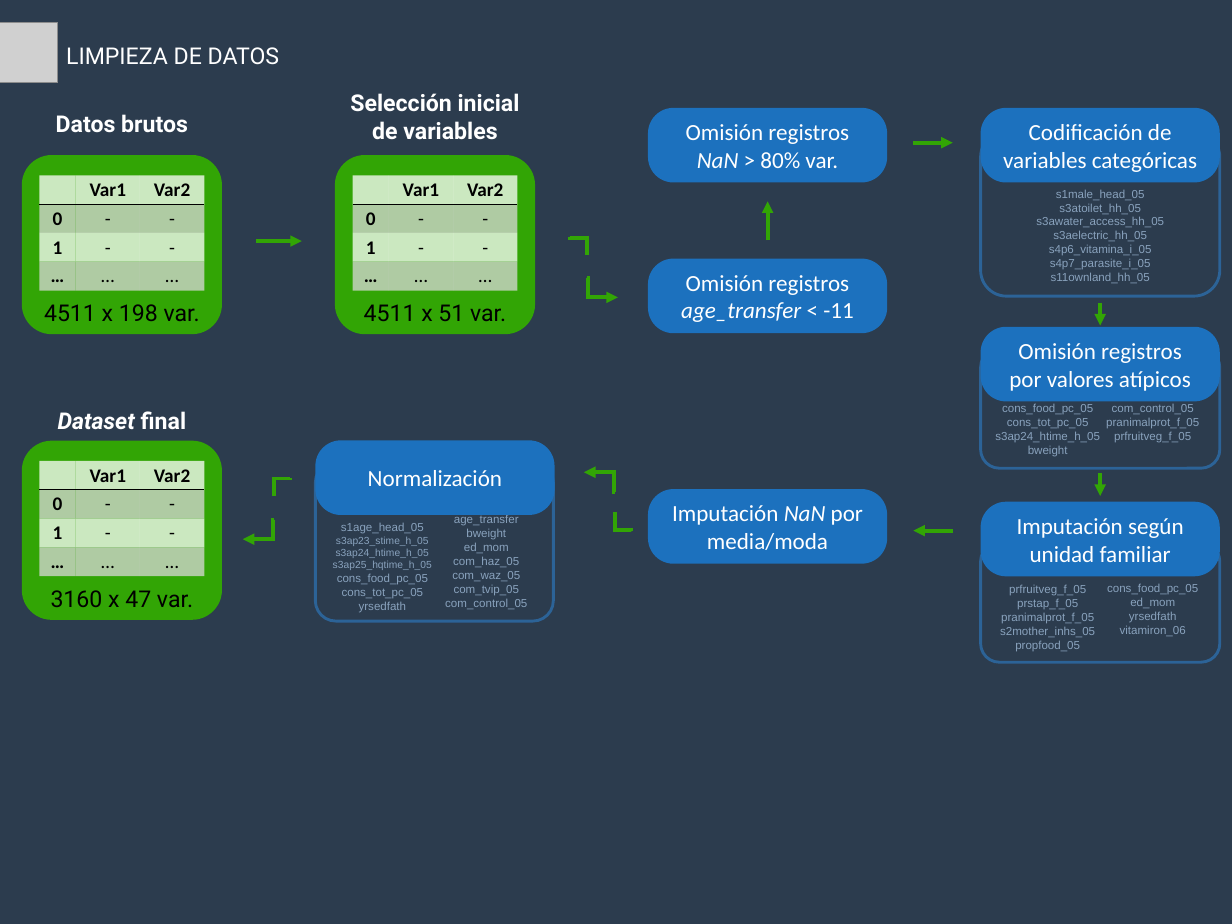
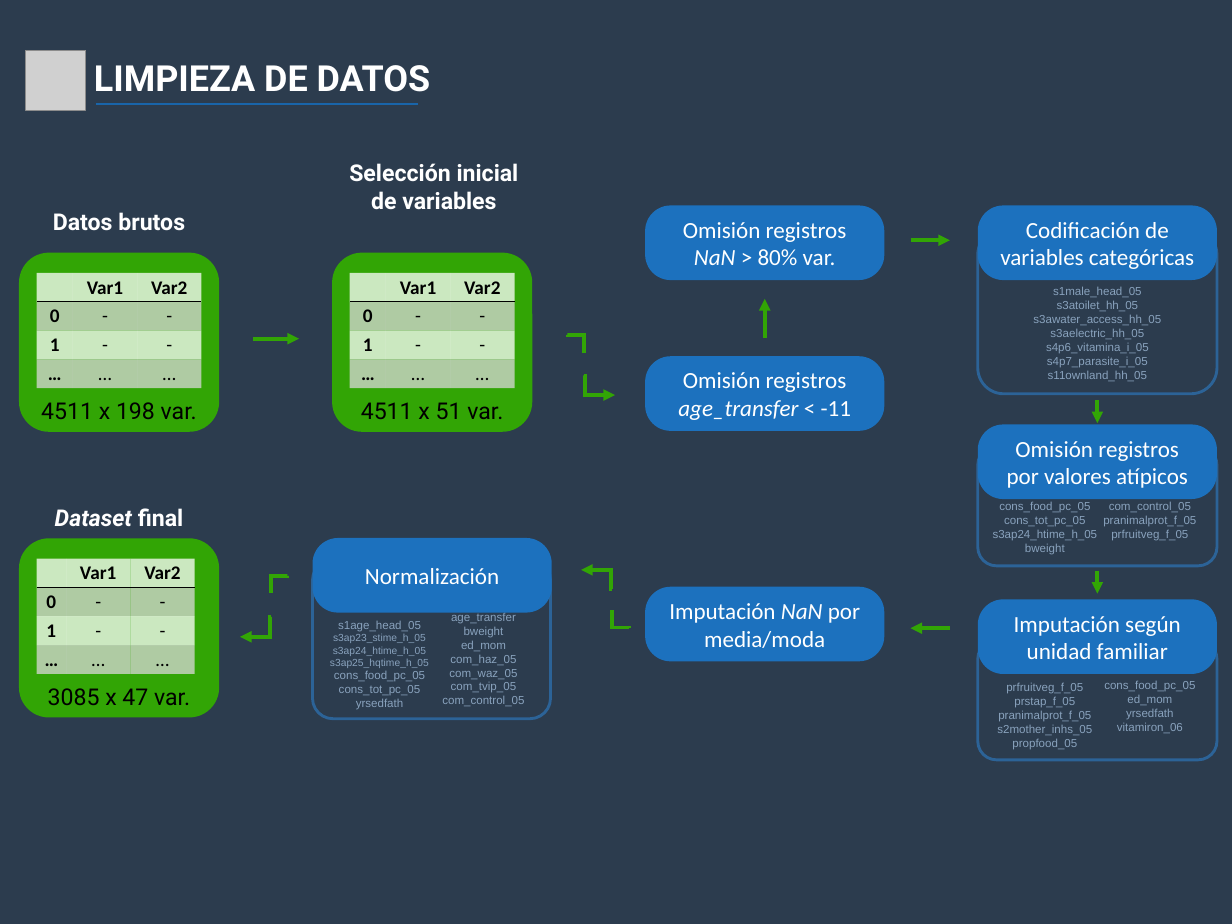
Before and after one commit to JMBorrego/CashCognitive, a slide deck: slide 9 of assets/Presentation/Presentation.pptx. Drawn at 1232x924 pixels with LibreOffice and Linux fonts; fonts in the diff are those of the drawing; grey boxes stand for pictures. Boxes give left, top, right and bottom in pixels: in the first picture for what was removed or moved away, otherwise in the second. Text is boxed around its words. In the diff, an @@ line names an element or a change of style, - is before the commit and + after.

```diff
--- a/assets/Presentation/Presentation.pptx
+++ b/assets/Presentation/Presentation.pptx
@@ picture removed at <box>0,22,58,82</box> @@
@@ picture added at <box>26,50,86,110</box> @@
@@ text "LIMPIEZA DE DATOS": place and size @@
-text "LIMPIEZA DE DATOS" at <box>66,47,280,65</box>
+text "LIMPIEZA DE DATOS" at <box>94,65,431,92</box>
@@ text "LIMPIEZA DE DATOS" at <box>94,65,431,92</box>: size 18 to 28 pt, bold on @@
@@ line added from (96, 104) to (418, 104), #1965AA 1.5 pt @@
@@ text "Selección inicial de variables": place and size @@
-text "Selección inicial de variables" at <box>350,93,520,140</box>
+text "Selección inicial de variables" at <box>349,163,519,210</box>
@@ 7 rounded rectangles, 3 arrows, 2 elbow arrows, 1 text, 1 elbow line: place and size @@
-7 rounded rectangles, 3 arrows, 2 elbow arrows, 1 text, 1 elbow line at <box>22,131,1220,621</box>
+7 rounded rectangles, 3 arrows, 2 elbow arrows, 1 text, 1 elbow line at <box>19,229,1217,719</box>
@@ text "4511 x 198 var.": place and size @@
-text "4511 x 198 var." at <box>44,304,200,321</box>
+text "4511 x 198 var." at <box>41,402,197,419</box>
@@ arrow moved from (1101, 473) - (1101, 496) to (1098, 400) - (1098, 423) @@
@@ table: place and size @@
-table at <box>40,461,205,577</box>
+table at <box>37,559,196,675</box>
@@ arrow moved from (1101, 302) - (1101, 325) to (1098, 571) - (1098, 593) @@
@@ 7 rounded rectangles, 2 texts, 2 tables, 2 elbow lines, 1 elbow arrow, 1 arrow: place and size @@
-7 rounded rectangles, 2 texts, 2 tables, 2 elbow lines, 1 elbow arrow, 1 arrow at <box>22,108,1220,662</box>
+7 rounded rectangles, 2 texts, 2 tables, 2 elbow lines, 1 elbow arrow, 1 arrow at <box>19,205,1217,760</box>
@@ text at <box>48,688,190,705</box>: text changed @@
-3160 x 47 var.
+3085 x 47 var.
```
Also in this commit, not shown: 5 other slides changed, 2 slides added, 3 slides removed.
